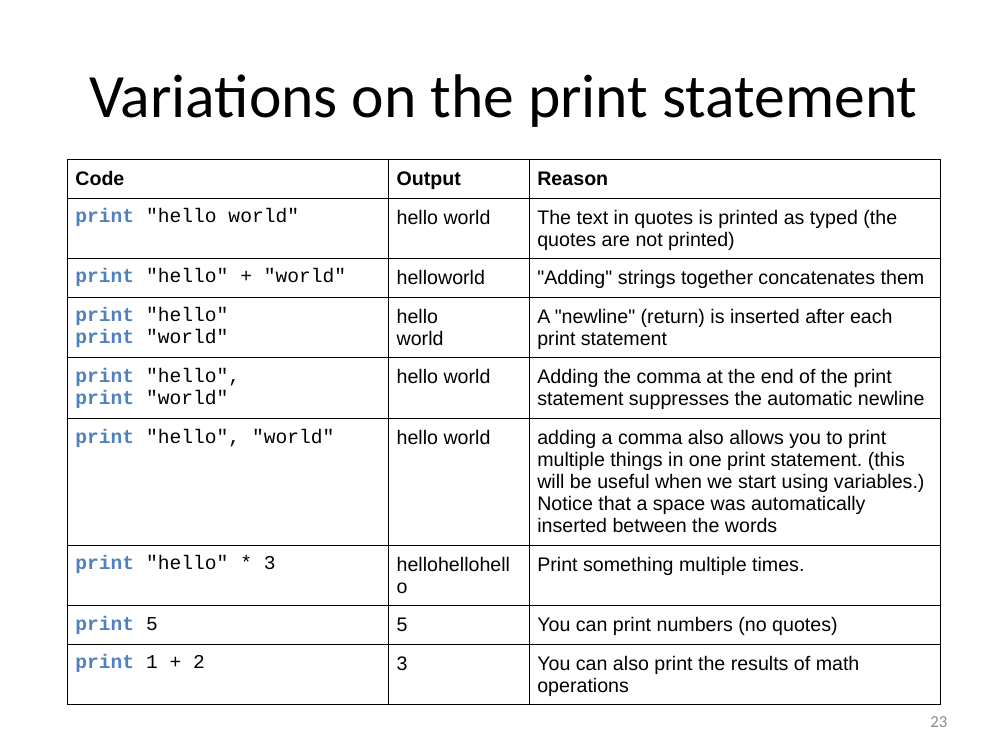
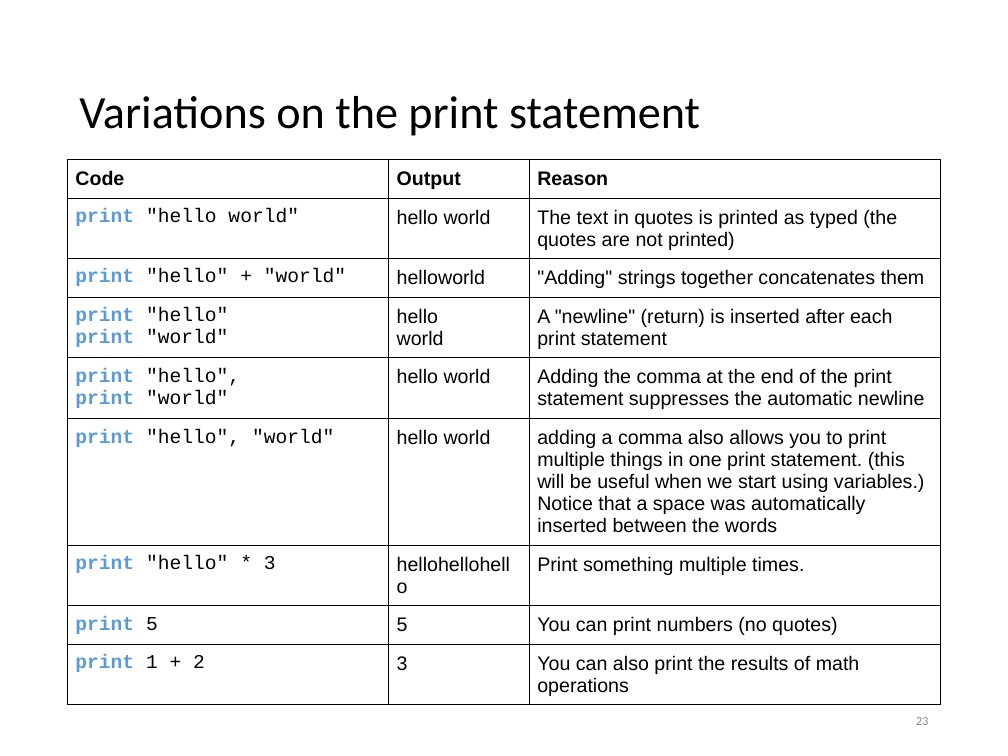
Before and after one commit to PennGCB/python_bootcamp, a slide deck: slide 23 of lab1/py27/lab1_introduction_to_python.pptx. Drawn at 1008x756 pixels with LibreOffice and Linux fonts; fonts in the diff are those of the drawing. Boxes give left, top, right and bottom in pixels: in the first picture for what was removed or moved away, otherwise in the second. Text is boxed around its words. In the diff, an @@ line names an element or a change of style, - is before the commit and + after.

```diff
--- a/lab1/py27/lab1_introduction_to_python.pptx
+++ b/lab1/py27/lab1_introduction_to_python.pptx
@@ title "Variations on the print statement": place and size @@
-title "Variations on the print statement" at bbox=[89, 74, 917, 127]
+title "Variations on the print statement" at bbox=[79, 96, 700, 136]
@@ title "Variations on the print statement" at bbox=[79, 96, 700, 136]: size 44 to 33 pt; alignment centre to left; line spacing 1 to 0.9 @@
@@ table at bbox=[68, 159, 941, 707] @@
@@ text colour #4F81BD to #5B9BD5 in "print", "print", "print", "print" and 6 more places @@
@@ page number: place and size @@
-page number at bbox=[930, 716, 947, 727]
+page number at bbox=[916, 717, 929, 725]
@@ page number at bbox=[916, 717, 929, 725]: size 12 to 9 pt @@
```
Also in this commit, not shown: 64 other slides changed, 7 other files.
